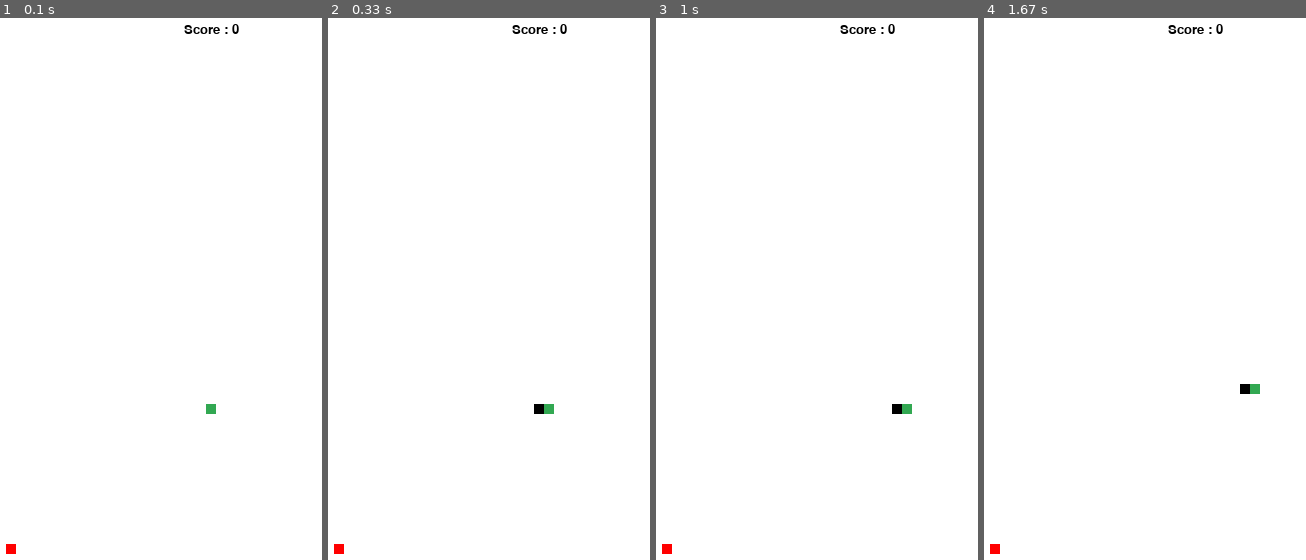
Above: before the commit, frames 1-4 (left to right).
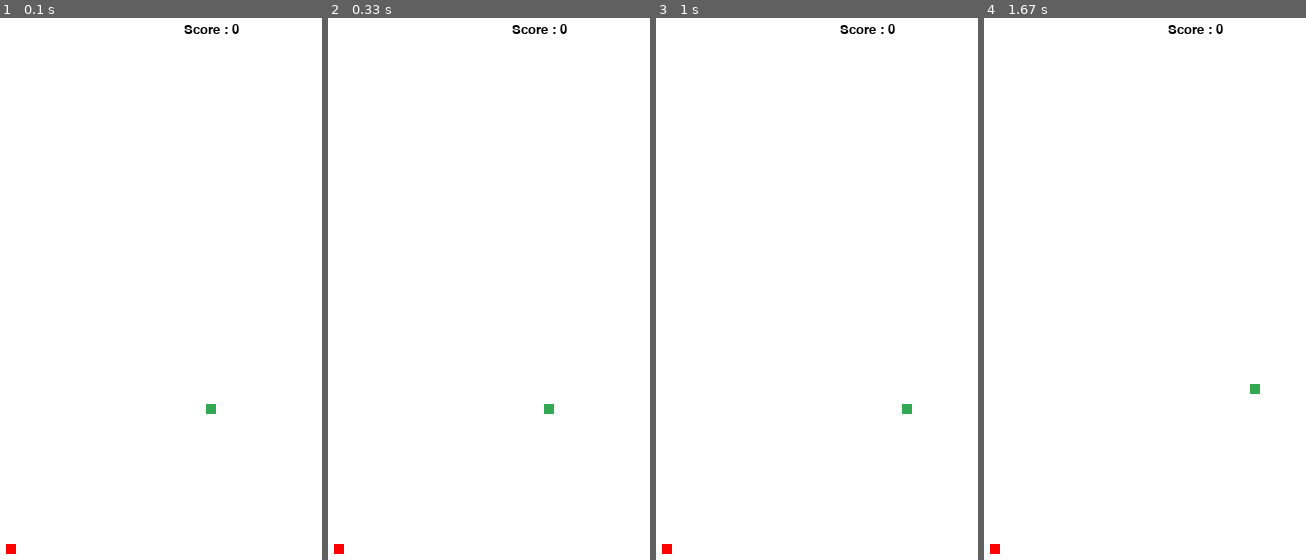
Above: after the commit, the same moments.

Repository: mcastre1/pygame
Game: pygame game, started from snake_game/main.py
Two runs of this game, one before a commit and one after it. Both use one fixed random seed, a clock stepped at 60 frames per second and the inputs below.
Inputs:
- Up to frame 1 (0.1 s): no input
- Up to frame 2 (0.33 s): no input
- Up to frame 3 (1 s): hold Right 0.33-0.8 s; hold Up from 0.83 s (still down)
- Up to frame 4 (1.67 s): release Up at 1.3 s; hold Right from 1.33 s (still down)

Frame 1 is identical in both runs. In frame 2, less than 0.1% of the frame differs, in the area x 63-68%, y 71-74%; in frame 3, less than 0.1%; in frame 4, less than 0.1%.

Commit message:
Player will now start with 0 body parts

Diff:
--- a/snake_game/gameState.py
+++ b/snake_game/gameState.py
@@ -49,19 +49,23 @@
                     self.head.set_direction('Left')
                 elif keys[pygame.K_RIGHT]:
                     self.head.set_direction('Right')
+
             if event.type == self.update_head:
                 self.head_group.update()
-                new_body_group = self.body_group.sprites()[:-1]
 
-                if self.head.direction == 'Right':
-                    new_body_group.insert(0, Body(self.head.pos_x-SIZE, self.head.pos_y, self.head.direction))
-                elif self.head.direction == 'Left':
-                    new_body_group.insert(0, Body(self.head.pos_x+SIZE, self.head.pos_y, self.head.direction))
-                elif self.head.direction == 'Up':
-                    new_body_group.insert(0, Body(self.head.pos_x, self.head.pos_y + SIZE, self.head.direction))
-                elif self.head.direction == 'Down':
-                    new_body_group.insert(0,Body(self.head.pos_x, self.head.pos_y - SIZE, self.head.direction))
-                self.body_group = pygame.sprite.Group(new_body_group)
+                if len(self.body_group) > 0:
+                    new_body_group = self.body_group.sprites()[:-1]
+
+                    if self.head.direction == 'Right':
+                        new_body_group.insert(0, Body(self.head.pos_x-SIZE, self.head.pos_y, self.head.direction))
+                    elif self.head.direction == 'Left':
+                        new_body_group.insert(0, Body(self.head.pos_x+SIZE, self.head.pos_y, self.head.direction))
+                    elif self.head.direction == 'Up':
+                        new_body_group.insert(0, Body(self.head.pos_x, self.head.pos_y + SIZE, self.head.direction))
+                    elif self.head.direction == 'Down':
+                        new_body_group.insert(0,Body(self.head.pos_x, self.head.pos_y - SIZE, self.head.direction))
+
+                    self.body_group = pygame.sprite.Group(new_body_group)
 
         self.screen.fill(WHITE)
 
@@ -103,7 +107,7 @@
                         self.body_group.add(Body(self.head.pos_x, self.head.pos_y + SIZE, self.head.direction))
                     elif self.head.direction == 'Down':
                         self.body_group.add(Body(self.head.pos_x, self.head.pos_y - SIZE, self.head.direction))
-                else:
+                elif len(self.body_group) > 0:
                     tail = self.body_group.sprites()[-1]
 
                     if self.head.direction == 'Right':
